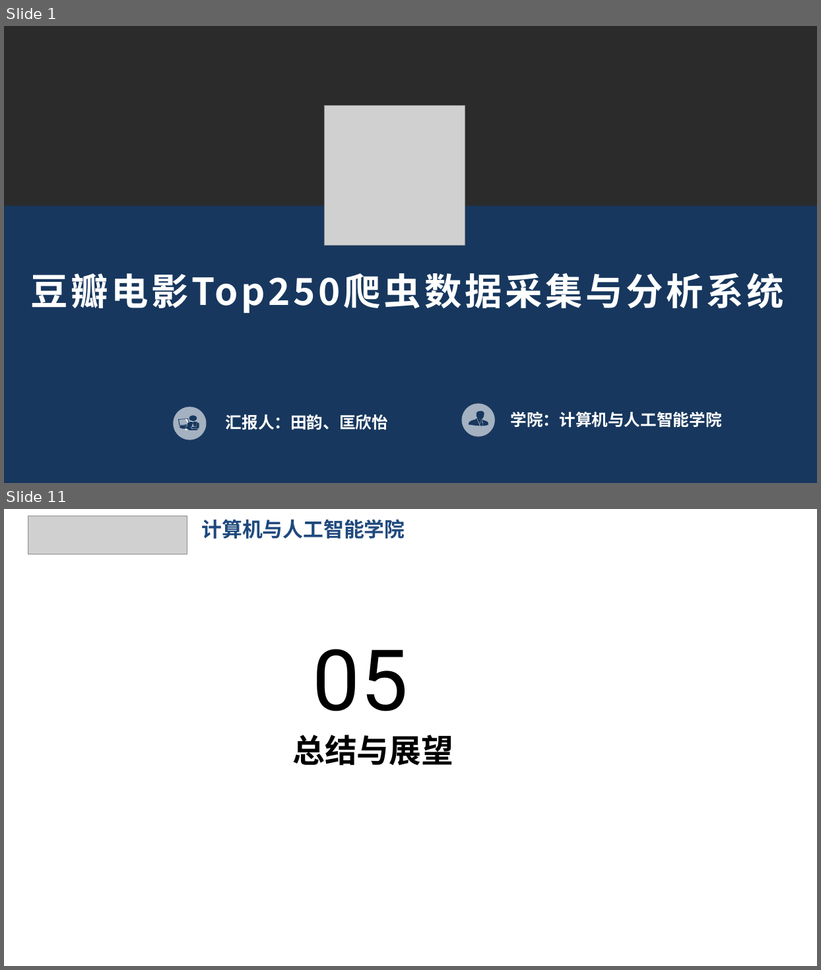
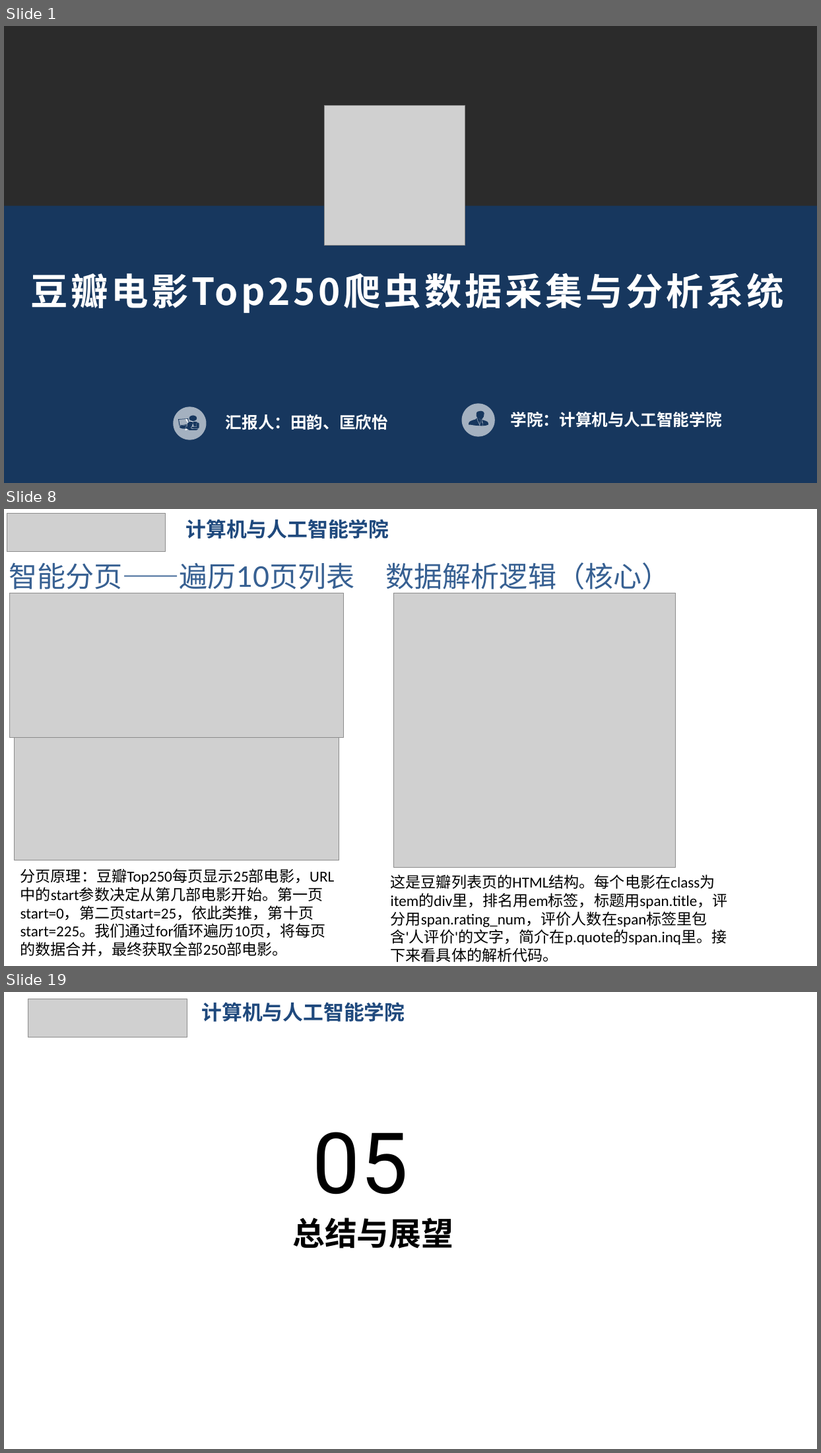
Before and after one commit to ty131421/spider_project, a slide deck: 豆瓣爬虫.pptx. Shown one above the other, each under a label of ours: slides 1 and 11 before the commit, slides 1, 8 and 19 after it; the slides between them are not shown. The pictures are 821x970 and 821x1453 pixels, drawn with LibreOffice and Linux fonts; fonts in the diff are those of the drawing; grey boxes stand for pictures; background and template pictures are left out; a plain dark background stands for a picture behind light text. Boxes give left, top, right and bottom in pixels: in the first picture for what was removed or moved away, otherwise in the second. Text is boxed around its words. In the diff, an @@ line names an element or a change of style, - is before the commit and + after.

Commit message:
完成项目概述、基础爬取模块、进阶详情与动态爬取模块、数据存储方案（前半部分）的ppt内容

```diff
--- a/豆瓣爬虫.pptx
+++ b/豆瓣爬虫.pptx
@@ slide 8 added at <box>4,509,817,966</box>, background picture (left out) @@
@@ picture added at <box>7,513,166,551</box> @@
@@ text added at <box>186,519,389,539</box>, 24 pt, text #1F497D, bold @@
+计算机与人工智能学院
@@ title added at <box>9,562,354,593</box>, 33.6 pt, text #376092 @@
+智能分页——遍历10页列表
@@ text added at <box>386,562,671,593</box>, 33.6 pt, text #376092 @@
+数据解析逻辑（核心）
@@ picture added at <box>9,593,343,738</box> @@
@@ picture added at <box>394,593,677,867</box> @@
@@ picture added at <box>15,738,339,861</box> @@
@@ text added at <box>20,869,335,957</box>, 18 pt, text #000000 @@
+分页原理：豆瓣Top250每页显示25部电影，URL中的start参数决定从第几部电影开始。第一页start=0，第二页start=25，依此类推，第十页start=225。我们通过for循环遍历10页，将每页的数据合并，最终获取全部250部电影。
@@ text added at <box>391,875,728,962</box>, 18 pt, text #000000 @@
+这是豆瓣列表页的HTML结构。每个电影在class为item的div里，排名用em标签，标题用span.title，评分用span.rating_num，评价人数在span标签里包含'人评价'的文字，简介在p.quote的span.inq里。接下来看具体的解析代码。
@@ what was slide 11 is now slide 19 @@
```
Also in this commit, not shown: 8 slides changed, 8 other slides added, 1 slide removed.
